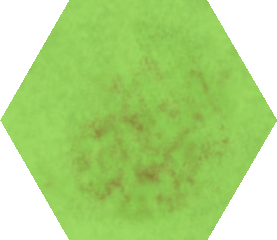
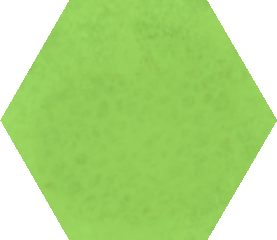
Layered file, before and after one edit (277x240). Changes by layer:
painted on "Base" over box(18, 25, 274, 240)
